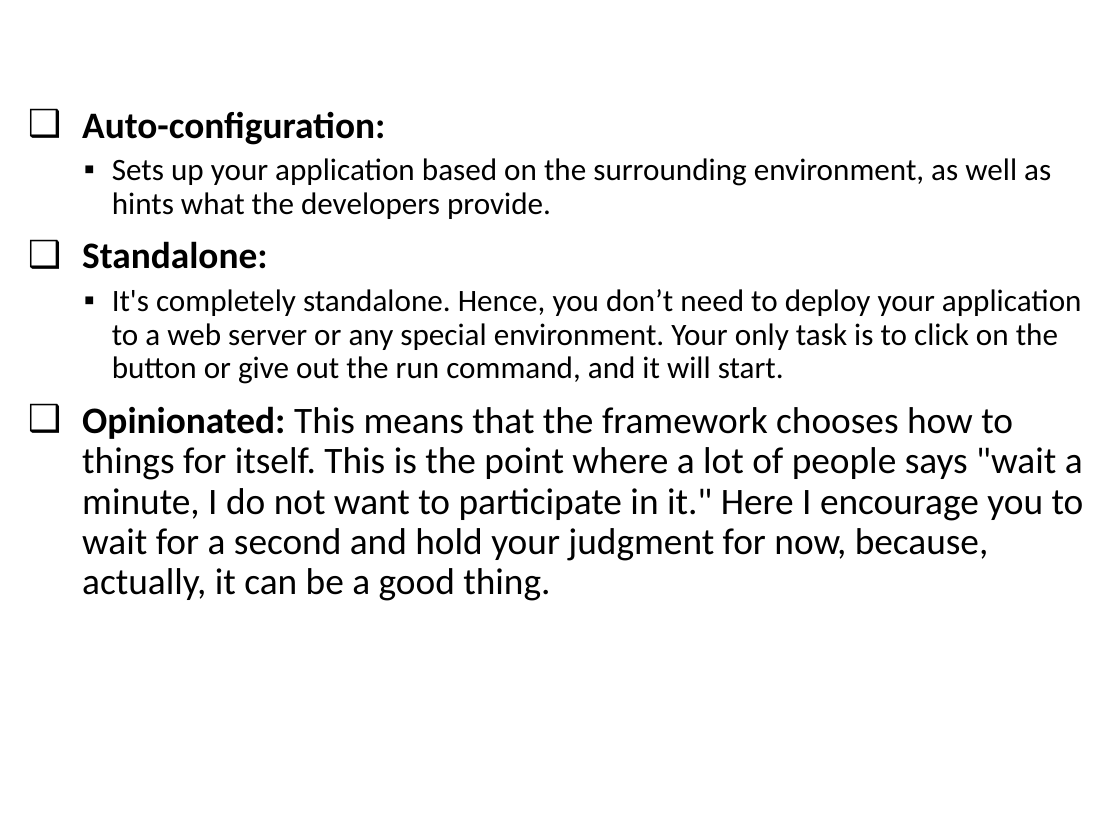
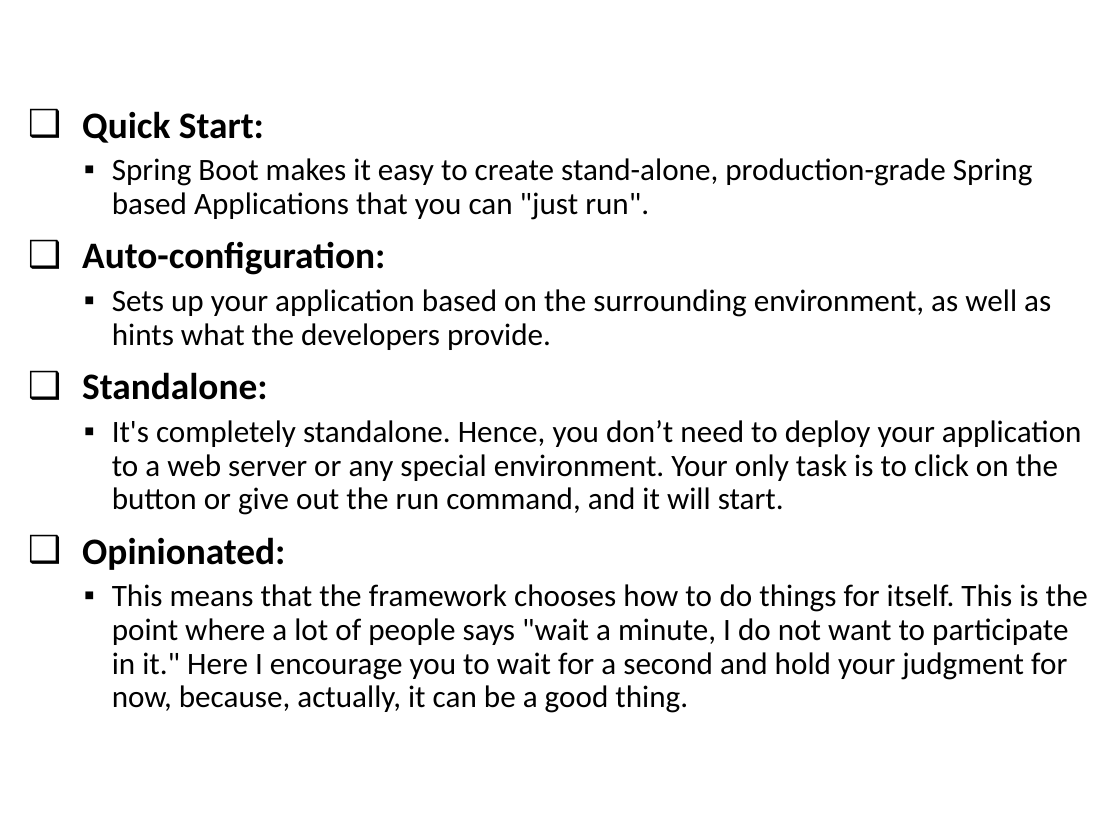
Before and after one commit to vishalrangras/spring-boot-sample, a slide deck: slide 7 of Developing with Spring Boot.pptx (slide 6 before the commit). Drawn at 1120x840 pixels with LibreOffice and Linux fonts; fonts in the diff are those of the drawing; background and template pictures are left out. Boxes give left, top, right and bottom in pixels: in the first picture for what was removed or moved away, otherwise in the second. Text is boxed around its words. In the diff, an @@ line names an element or a change of style, - is before the commit and + after.

```diff
--- a/Developing with Spring Boot.pptx
+++ b/Developing with Spring Boot.pptx
@@ text at [82,111,1033,220]: paragraphs added @@
+❑ Quick Start:
+  ▪ Spring Boot makes it easy to create stand-alone, production-grade Spring based Applications that you can "just run".
@@ text at [82,537,1088,713]: text changed; size 24 to 20 pt @@
-❑ Opinionated: This means that the framework chooses how to things for itself. This is the point where a lot of people says "wait a minute, I do not want to participate in it." Here I encourage you to wait for a second and hold your judgment for now, because, actually, it can be a good thing.
+❑ Opinionated:
+  ▪ This means that the framework chooses how to do things for itself. This is the point where a lot of people says "wait a minute, I do not want to participate in it." Here I encourage you to wait for a second and hold your judgment for now, because, actually, it can be a good thing.
```
Also in this commit, not shown: 5 other slides changed, 23 slides added, 13 slides removed.
